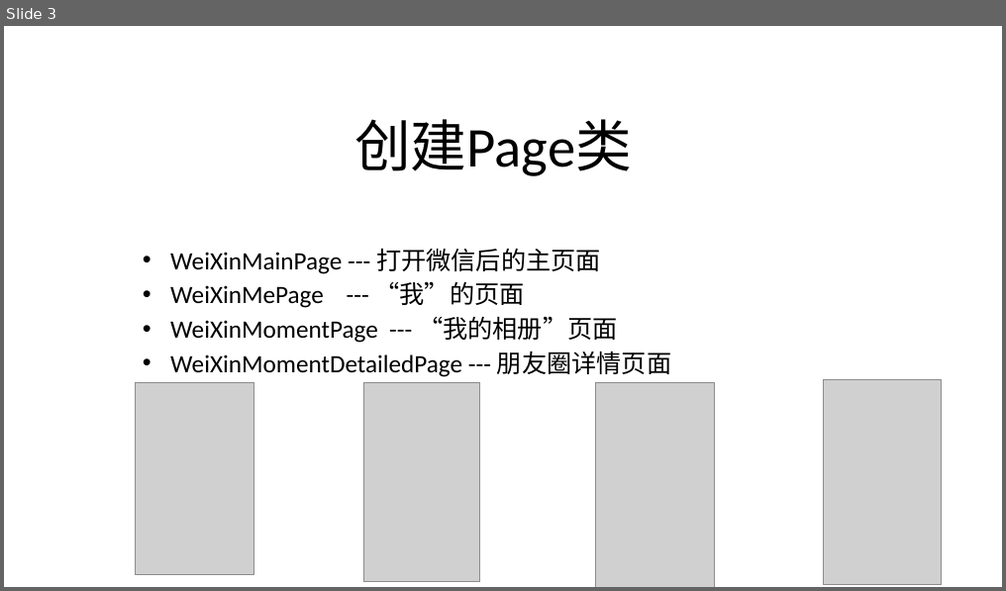
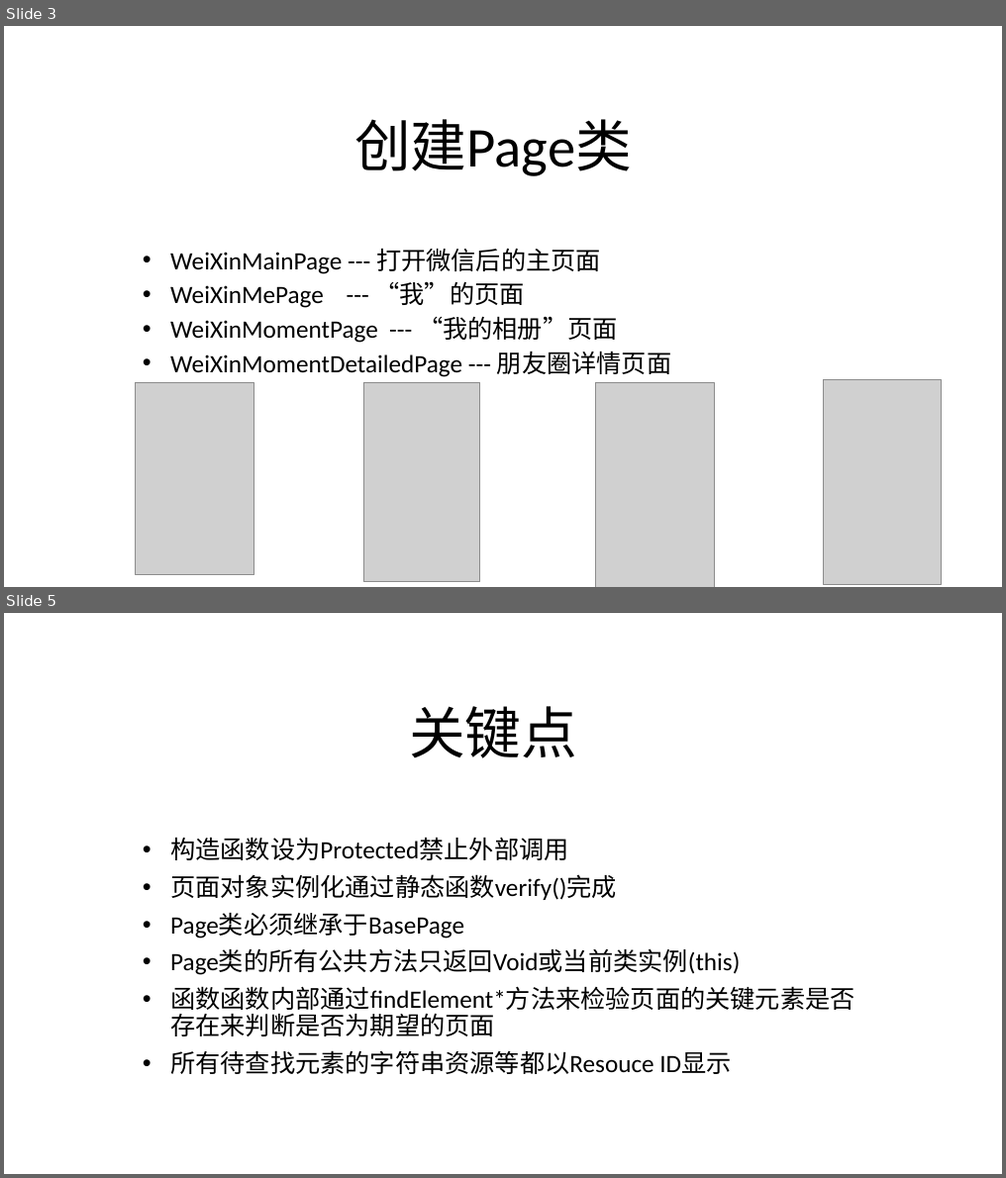
Before and after one commit to lgxqf/AppUIAutomation, a slide deck: doc/Introduction about the example.pptx. Shown one above the other, each under a label of ours: slide 3 before the commit, slides 3 and 5 after it; the slides between them are not shown. The pictures are 1006x591 and 1006x1178 pixels, drawn with LibreOffice and Linux fonts; fonts in the diff are those of the drawing; grey boxes stand for pictures. Boxes give left, top, right and bottom in pixels: in the first picture for what was removed or moved away, otherwise in the second. Text is boxed around its words. In the diff, an @@ line names an element or a change of style, - is before the commit and + after.

```diff
--- a/doc/Introduction about the example.pptx
+++ b/doc/Introduction about the example.pptx
@@ slide 5 added at (x1=4, y1=613, x2=1002, y2=1174), background #FFFFFF @@
@@ title added at (x1=409, y1=706, x2=577, y2=759), 54 pt, text #000000 @@
+关键点
@@ subtitle added at (x1=170, y1=837, x2=855, y2=1074), 24 pt, text #000000 @@
+• 构造函数设为Protected禁止外部调用
+• 页面对象实例化通过静态函数verify()完成
+• Page类必须继承于BasePage
+• Page类的所有公共方法只返回Void或当前类实例(this)
+• 函数函数内部通过findElement*方法来检验页面的关键元素是否存在来判断是否为期望的页面
+• 所有待查找元素的字符串资源等都以Resouce ID显示
```
Also in this commit, not shown: 6 other slides added.
